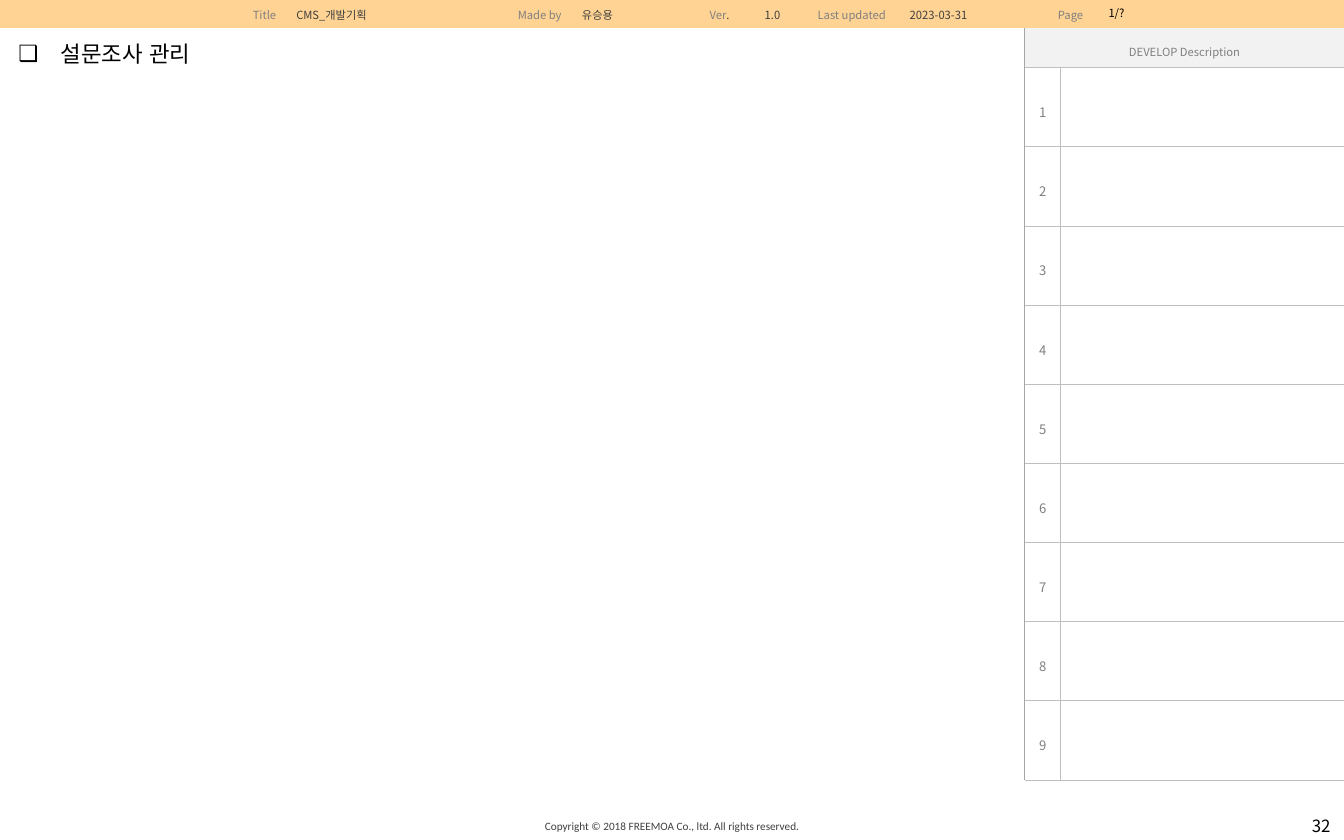
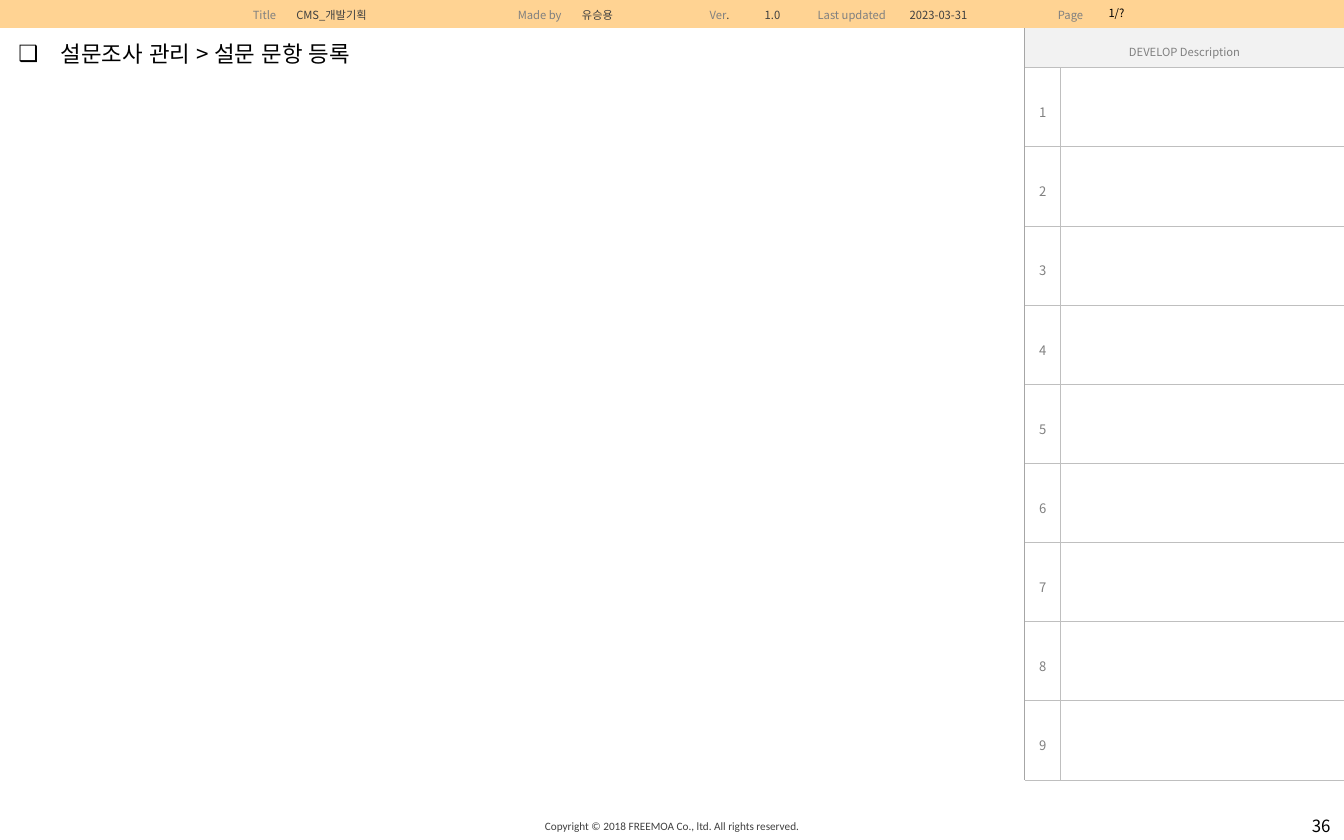
Before and after one commit to Sioria-YU/sioscms, a slide deck: slide 36 of doc/CMS_관리자_화면설계서.pptx (slide 32 before the commit). Drawn at 1344x840 pixels with LibreOffice and Linux fonts; fonts in the diff are those of the drawing. Boxes give left, top, right and bottom in pixels: in the first picture for what was removed or moved away, otherwise in the second. Text is boxed around its words. In the diff, an @@ line names an element or a change of style, - is before the commit and + after.

Commit message:
1.관리자 화면설계 > 내 정보 수정, 설문조사 상세까지 중간반영

```diff
--- a/doc/CMS_관리자_화면설계서.pptx
+++ b/doc/CMS_관리자_화면설계서.pptx
@@ text at [60,43,350,64]: text changed @@
-❑ 설문조사 관리
+❑ 설문조사 관리 > 설문 문항 등록
@@ page number at [1312,819,1331,833]: text changed @@
-32
+36
```
Also in this commit, not shown: 7 other slides changed, 5 slides added.
